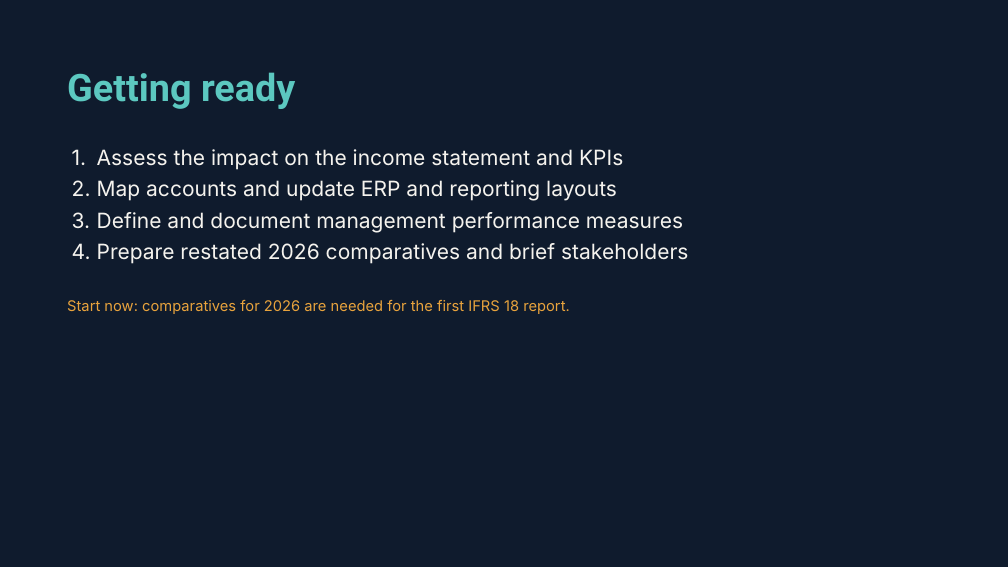
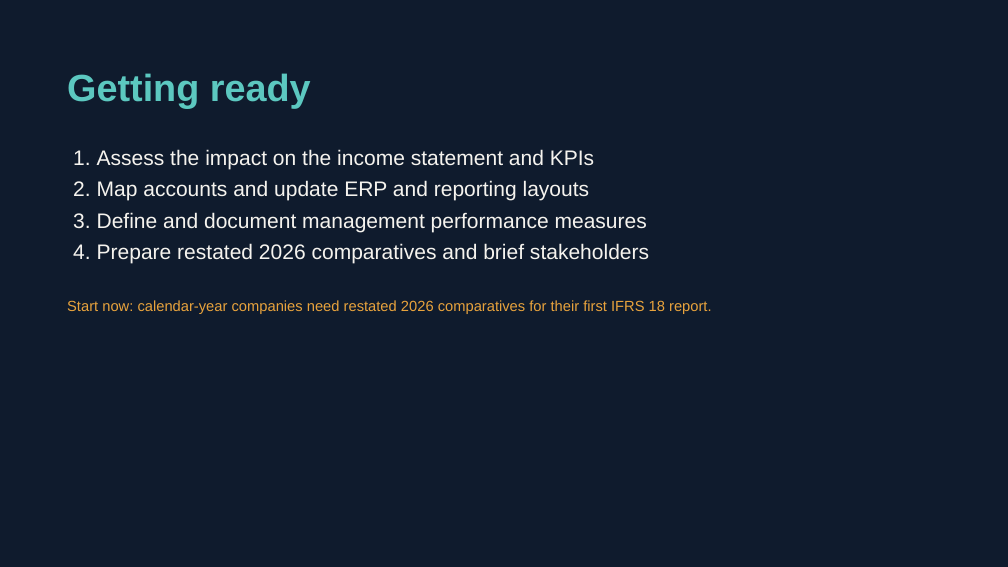
Before and after one commit to arbazm226/arbaz-portfolio, a slide deck: slide 12 of public/Documents/IFRS-18-Changes-Impact-and-Benefits.pptx (slide 6 before the commit). Drawn at 1008x567 pixels with LibreOffice and Linux fonts; fonts in the diff are those of the drawing. Boxes give left, top, right and bottom in pixels: in the first picture for what was removed or moved away, otherwise in the second. Text is boxed around its words. In the diff, an @@ line names an element or a change of style, - is before the commit and + after.

Commit message:
Update IFRS 18 presentation

```diff
--- a/public/Documents/IFRS-18-Changes-Impact-and-Benefits.pptx
+++ b/public/Documents/IFRS-18-Changes-Impact-and-Benefits.pptx
@@ title "Getting ready" at [67,73,311,108]: font Roboto to Arial @@
@@ text "Assess the impact on the ..." at [97,149,649,264]: font Inter to Arial; indent changed @@
@@ text at [67,300,711,314]: text changed; font Inter to Arial @@
-Start now: comparatives for 2026 are needed for the first IFRS 18 report.
+Start now: calendar-year companies need restated 2026 comparatives for their first IFRS 18 report.
```
Also in this commit, not shown: 3 other slides changed, 9 slides added, 2 slides removed.
